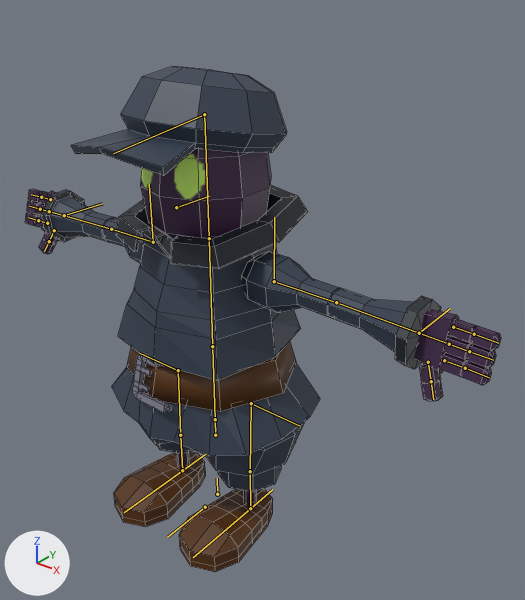
Before and after pictures for a commit that changed the Blender file assets/main_character4.blend.
Before and after are seen from a camera (50 mm lens) standing at (0.994, -1.062, 0.847) and looking at (0.118, 0.034, 0.168). Arrows for +X, +Y and +Z are at lower left; the lights stay in place. The older version comes first. The bones that change, and the others that lie on the model, are drawn over the model as lines. Mesh edges are drawn as thin lines.

The first picture shows 'buddy'.
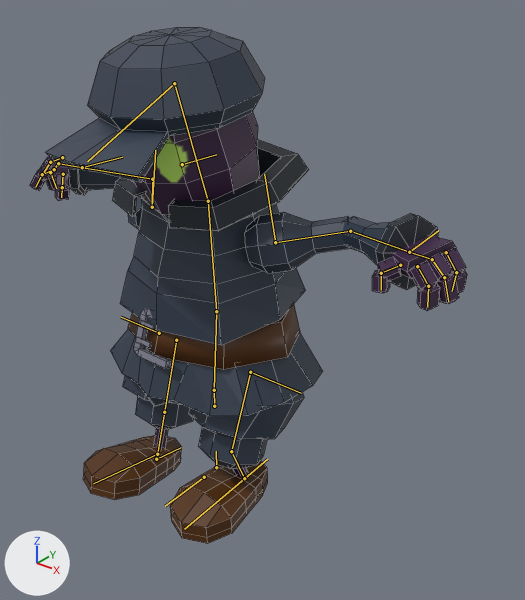
The newer file adds an action. The first version stands in its rest pose; the second is drawn at frame 0 of the action 'Fall'.

The edits, one by one:
Bone 'root' (bone_root) moves from (0.0, 0.0, 0.0) to (0.0, 0.084, 0.0).
Bone 'leg_IK.L' (bone_leg_ik_l) moves from (0.0, 0.0, 0.0) to (0.0, -0.021, -0.022).
Bone 'leg_IK.L' (bone_leg_ik_l) turns from (0, 0, 0) to (-2, 0, 0) degrees about its own x, y and z.
Bone 'leg_CONTROL.R' (bone_leg_control_r) moves from (0.0, 0.0, 0.0) to (0.0, 0.058, 0.0).
Bone 'leg_IK.R' (bone_leg_ik_r) moves from (0.0, 0.0, 0.0) to (-0.048, -0.077, 0.004).
Bone 'leg_IK.R' (bone_leg_ik_r) turns from (0, 0, 0) to (10, 0, 0) degrees about its own x, y and z.
Bone 'hips' (bone_hips) turns from (0, 0, 0) to (-5, 0, 0) degrees about its own x, y and z.
Bone 'chest' (bone_chest) turns from (0, 0, 0) to (8, 0, 0) degrees about its own x, y and z.
Bone 'head' (bone_head) turns from (0, 0, 0) to (15, 0, 0) degrees about its own x, y and z.
Bone 'hand.L' (bone_hand_l) turns from (0, 0, 0) to (0, -68, 0) degrees about its own x, y and z.
Bone 'ring_1.L' (bone_ring_1_l) turns from (0, 0, 0) to (0, 0, -56) degrees about its own x, y and z.
Bone 'middle_1.L' (bone_middle_1_l) turns from (0, 0, 0) to (0, 0, -43) degrees about its own x, y and z.
Bone 'index_1.L' (bone_index_1_l) turns from (0, 0, 0) to (0, 0, -52) degrees about its own x, y and z.
Bone 'thumb_1.L' (bone_thumb_1_l) turns from (0, 0, 0) to (46, -14, 23) degrees about its own x, y and z.
Bone 'thumb_2.L' (bone_thumb_2_l) turns from (0, 0, 0) to (42, 43, -33) degrees about its own x, y and z.
Bone 'arm_CONTROL.L' (bone_arm_control_l) turns from (0, 0, 0) to (-2, 4, 11) degrees about its own x, y and z.
Bone 'arm_IK.L' (bone_arm_ik_l) moves from (0.0, 0.0, 0.0) to (0.0, 0.0, -0.039).
Bone 'hand.R' (bone_hand_r) turns from (0, 0, 0) to (0, 63, 0) degrees about its own x, y and z.
Bone 'ring_1.R' (bone_ring_1_r) moves from (0.0, 0.0, 0.0) to (-0.001, 0.001, 0.0).
Bone 'ring_1.R' (bone_ring_1_r) turns from (0, 0, 0) to (0, 0, 29) degrees about its own x, y and z.
Bone 'middle_1.R' (bone_middle_1_r) turns from (0, 0, 0) to (0, 0, 52) degrees about its own x, y and z.
Bone 'index_1.R' (bone_index_1_r) moves from (0.0, 0.0, 0.0) to (0.001, -0.001, 0.0).
Bone 'index_1.R' (bone_index_1_r) turns from (0, 0, 0) to (0, 0, 31) degrees about its own x, y and z.
Bone 'thumb_1.R' (bone_thumb_1_r) turns from (0, 0, 0) to (47, -3, -7) degrees about its own x, y and z.
Bone 'thumb_2.R' (bone_thumb_2_r) turns from (0, 0, 0) to (42, -43, 33) degrees about its own x, y and z.
Bone 'arm_CONTROL.R' (bone_arm_control_r) turns from (0, 0, 0) to (-2, -4, -11) degrees about its own x, y and z.
Bone 'arm_IK.R' (bone_arm_ik_r) moves from (0.0, 0.0, 0.0) to (0.0, 0.0, -0.065).

Location of each change, (x1, y1, x2, y2) in pixels of the pictures (525 x 600 px):
'buddy', posed (8% narrower)
    before: (25, 66, 501, 572)
    after: (30, 27, 467, 543)
bone 'root', root to tip
    before: (217, 494) to (217, 478)
    after: (216, 467) to (216, 451)
bone 'leg_IK.L', root to tip
    before: (250, 508) to (272, 489)
    after: (244, 478) to (267, 459)
bone 'leg_CONTROL.R', root to tip
    before: (178, 370) to (139, 353)
    after: (159, 333) to (121, 317)
bone 'leg_IK.R', root to tip
    before: (182, 470) to (205, 454)
    after: (156, 459) to (181, 447)
bone 'hips', root to tip
    before: (215, 419) to (212, 346)
    after: (214, 390) to (216, 311)
bone 'chest', root to tip
    before: (212, 346) to (209, 238)
    after: (216, 311) to (208, 201)
bone 'head', root to tip
    before: (209, 238) to (204, 114)
    after: (208, 201) to (174, 83)
bone 'hand.L', root to tip
    before: (419, 333) to (448, 343)
    after: (409, 252) to (431, 259)
bone 'ring_1.L', root to tip
    before: (453, 327) to (474, 334)
    after: (446, 252) to (456, 272)
bone 'middle_1.L', root to tip
    before: (449, 344) to (469, 351)
    after: (432, 259) to (444, 277)
bone 'index_1.L', root to tip
    before: (444, 360) to (465, 368)
    after: (417, 266) to (428, 286)
bone 'thumb_1.L', root to tip
    before: (428, 362) to (431, 381)
    after: (400, 265) to (381, 273)
bone 'thumb_2.L', root to tip
    before: (431, 381) to (433, 399)
    after: (381, 273) to (381, 290)
bone 'arm_CONTROL.L', root to tip
    before: (274, 281) to (274, 217)
    after: (275, 242) to (264, 174)
bone 'arm_IK.L', root to tip
    before: (419, 333) to (450, 308)
    after: (409, 252) to (438, 230)
bone 'hand.R', root to tip
    before: (64, 215) to (49, 211)
    after: (82, 167) to (59, 163)
bone 'ring_1.R', root to tip
    before: (50, 199) to (41, 197)
    after: (62, 157) to (50, 162)
bone 'middle_1.R', root to tip
    before: (49, 211) to (40, 209)
    after: (58, 163) to (50, 172)
bone 'index_1.R', root to tip
    before: (47, 223) to (38, 220)
    after: (54, 169) to (42, 174)
bone 'thumb_1.R', root to tip
    before: (54, 230) to (49, 241)
    after: (63, 174) to (62, 187)
bone 'thumb_2.R', root to tip
    before: (49, 241) to (44, 251)
    after: (62, 187) to (61, 197)
bone 'arm_CONTROL.R', root to tip
    before: (153, 242) to (149, 184)
    after: (152, 207) to (155, 150)
bone 'arm_IK.R', root to tip
    before: (64, 215) to (102, 203)
    after: (82, 167) to (122, 157)
